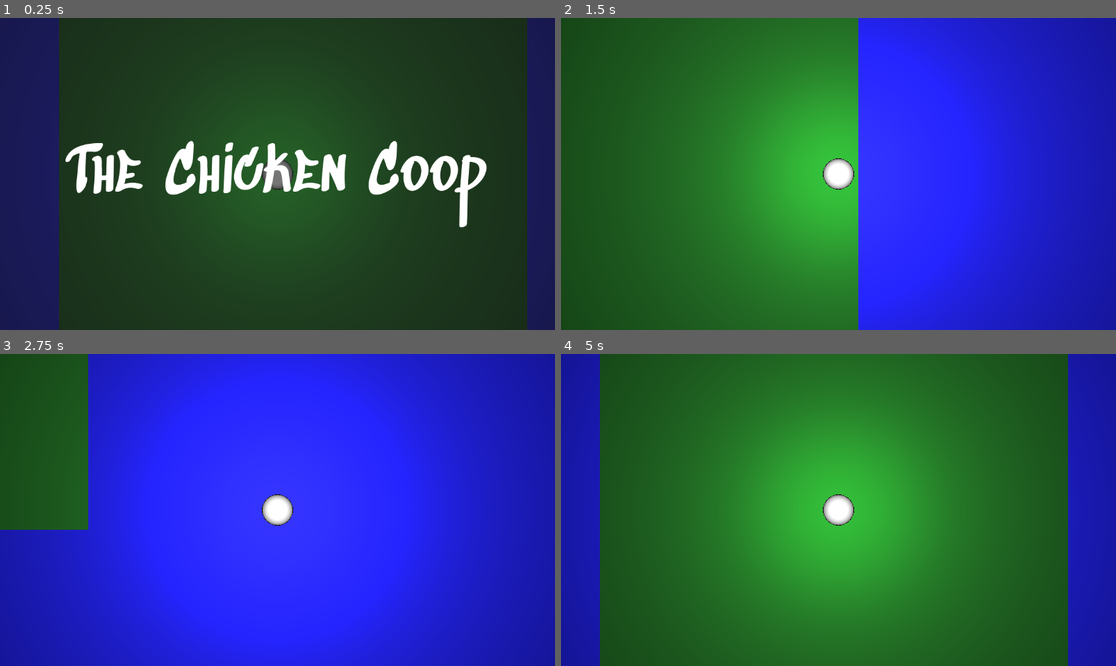
Above: before the commit, frames 1-4 (two rows, left to right).
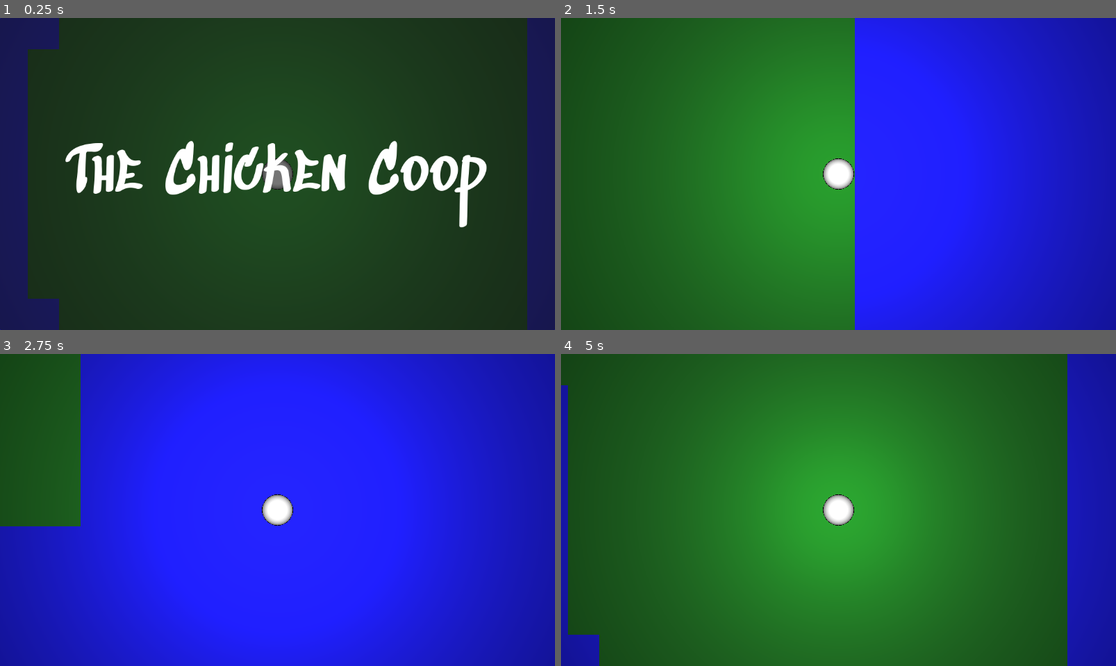
Above: after the commit, the same moments.

Repository: to-jajav33/flowingRPG
Game: Godot game, scene res://main/main.tscn
The game is run twice, just before and just after one commit, with the same random seed, the same clock (stepped at 60 frames per second) and the same inputs.
Inputs:
- Up to frame 1 (0.25 s): no input
- Up to frame 2 (1.5 s): tap Enter at 0.5 s; hold Right (ui_right) 0.53-1.28 s; hold Down (ui_down) from 1.28 s (still down)
- Up to frame 3 (2.75 s): release Down (ui_down) at 2.03 s; hold Right (ui_right) from 2.03 s (still down)
- Up to frame 4 (5 s): release Right (ui_right) at 2.78 s; hold Up (ui_up) 2.78-3.53 s; tap Space at 3.5 s; hold Left (ui_left) from 3.53 s (still down)

The runs differ from the first frame. In frame 1, 4.5% of the frame differs, in the area x 5-11%, y 10-90%; in frame 2, 3.9%; in frame 3, 0.9%; in frame 4, 5.4%, in the area x 0-92%, y 0-100%.

Commit message:
Generating procedural map

Diff:
--- a/main/components/grid.gd
+++ b/main/components/grid.gd
@@ -37,13 +37,16 @@
 				print(tileGroundVal);
 
 			var tileName = "tile_grass";
+			currMapPos.y = -1;
 
 			var startBufferW = halfW * 0.5;
 			var startBufferH = halfH * 0.5;
 			if ((currMapPos.x < startBufferW and currMapPos.x > -startBufferW) and (currMapPos.z < startBufferH and currMapPos.z > -startBufferH)):
 				tileName = "tile_grass";
+				currMapPos.y = -1;
 			elif (tileGroundVal < 0.10):
 				tileName = "tile_water";
+				currMapPos.y = -2;
 			self.set_cell_item(currMapPos, self.mesh_library.find_item_by_name(tileName))
 			continue;
 		continue;
